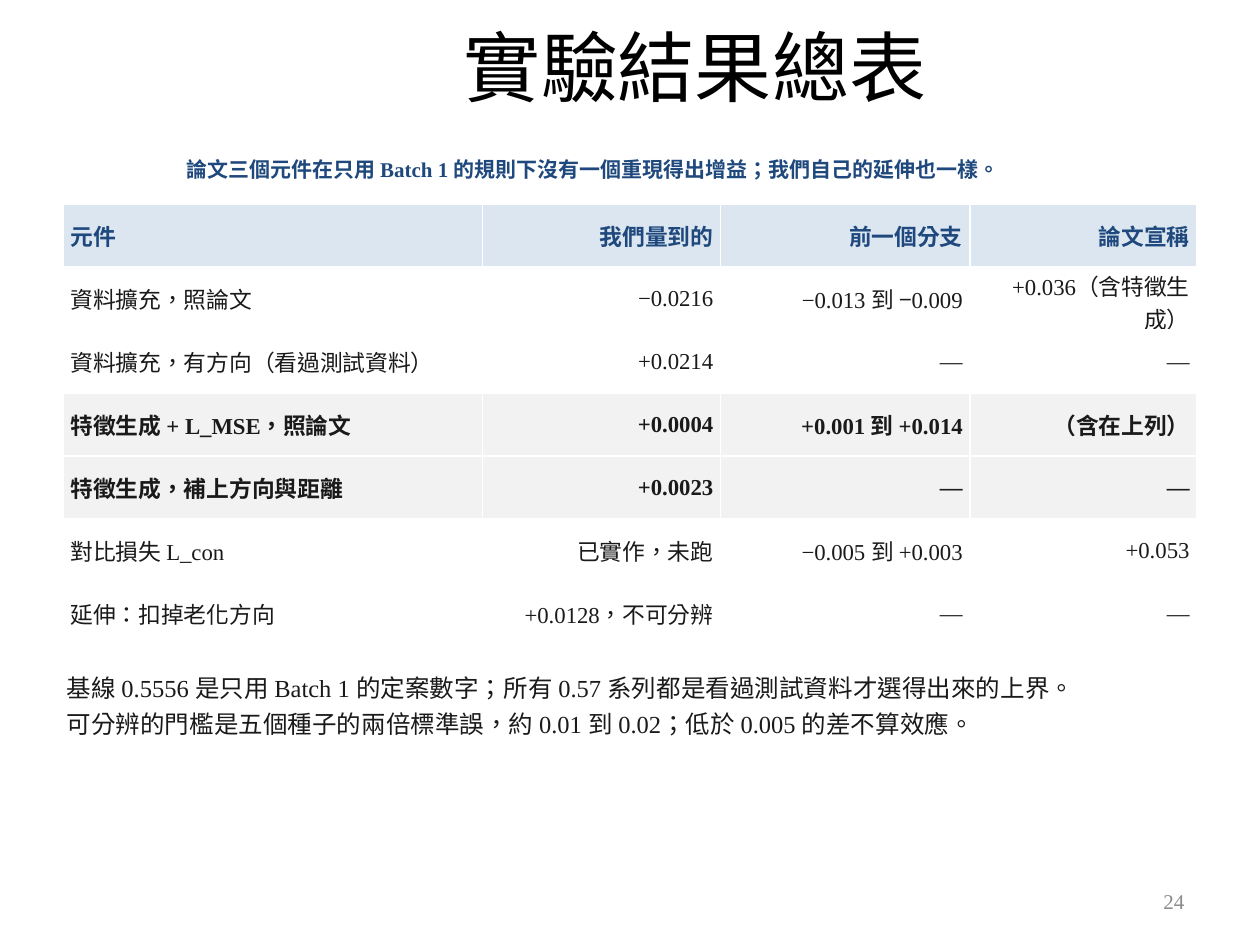
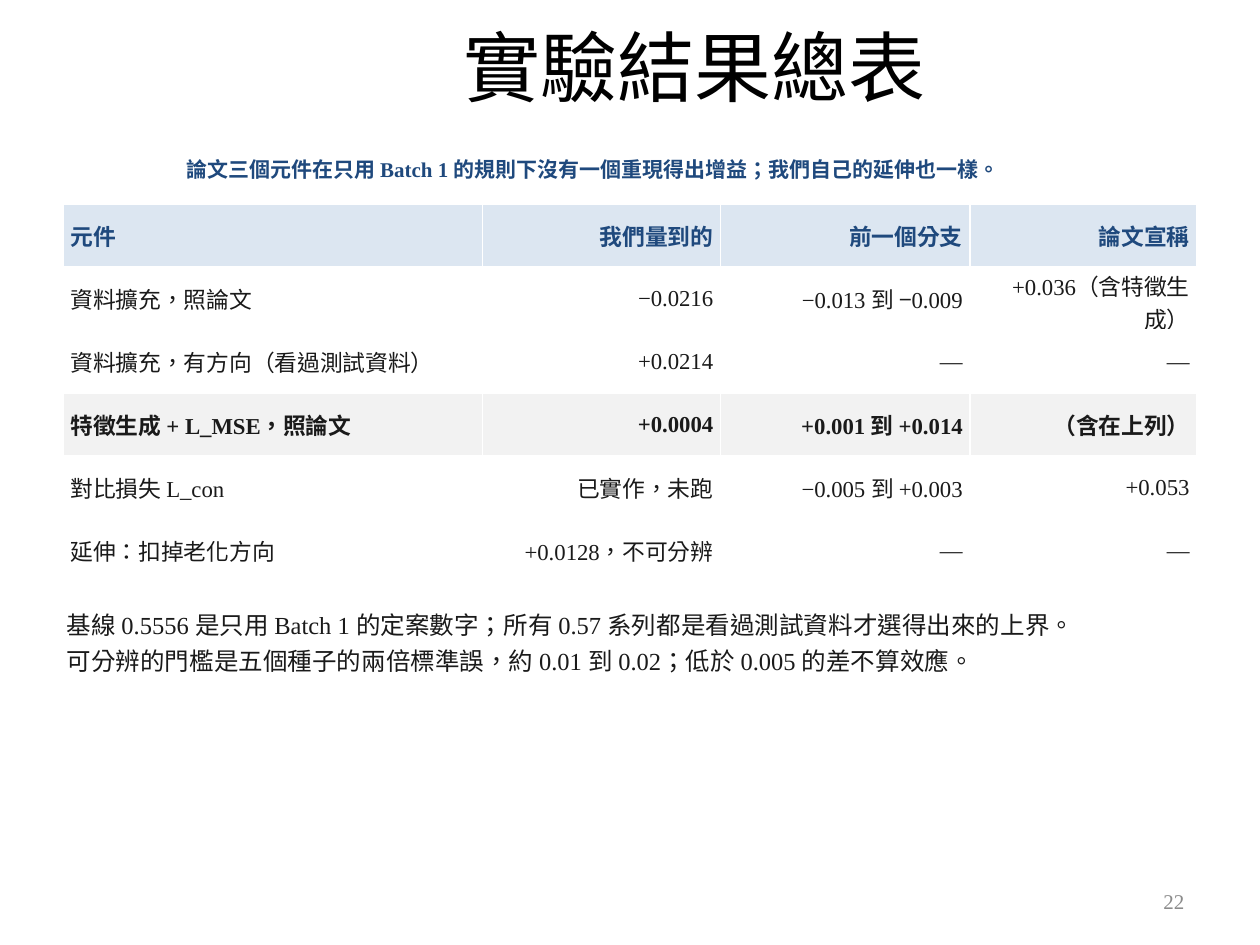
Before and after one commit to wintera1233/cdcnn, a slide deck: slide 22 of reports/09-22-merged.pptx (slide 24 before the commit). Drawn at 1260x945 pixels with LibreOffice and Linux fonts; fonts in the diff are those of the drawing; background and template pictures are left out. Boxes give left, top, right and bottom in pixels: in the first picture for what was removed or moved away, otherwise in the second. Text is boxed around its words. In the diff, an @@ line names an element or a change of style, - is before the commit and + after.

```diff
--- a/reports/09-22-merged.pptx
+++ b/reports/09-22-merged.pptx
@@ table at (x1=63, y1=204, x2=1197, y2=582) @@
-row 5: 特徵生成，補上方向與距離 | +0.0023 | — | —
@@ text "基線 0.5556 是只用 Batch 1 ..." moved from (x1=67, y1=676, x2=1074, y2=736) to (x1=67, y1=613, x2=1074, y2=673) @@
@@ page number at (x1=1163, y1=895, x2=1184, y2=909): text changed @@
-24
+22
```
Also in this commit, not shown: 7 other slides changed, 2 slides removed, 1 other file.
